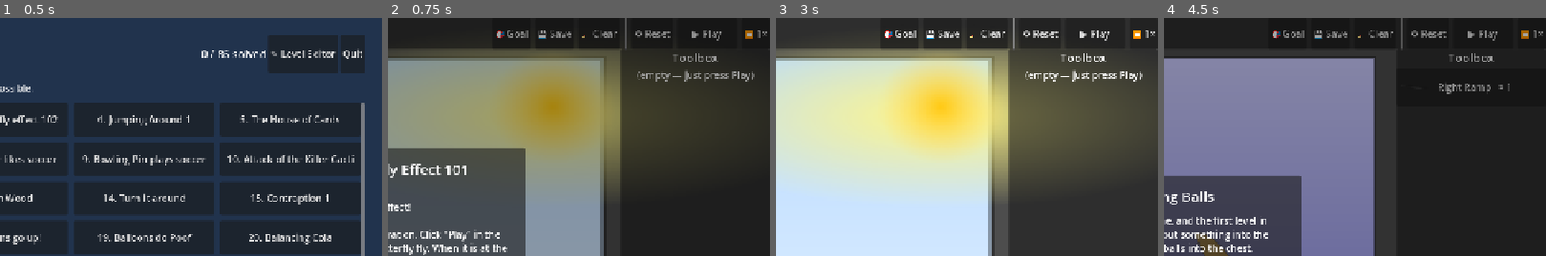
Above: before the commit, frames 1-4 (left to right).
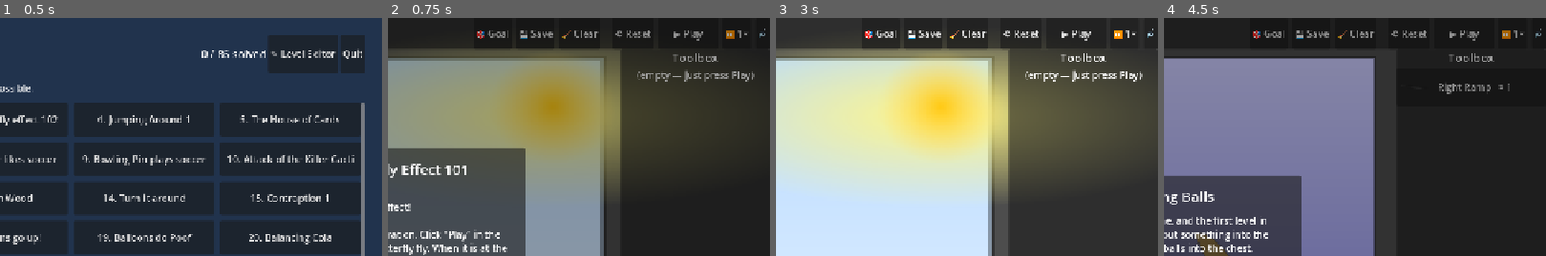
Above: after the commit, the same moments.

Repository: bionictoothpick/tbe-godot
Game: Godot game, scene res://scenes/main_menu.tscn
The game is run twice, just before and just after one commit, with the same random seed, the same clock (stepped at 60 frames per second) and the same inputs.
Inputs:
- Up to frame 1 (0.5 s): no input
- Up to frame 2 (0.75 s): click "1. The Butterfly Effect 101" at 0.5 s
- Up to frame 3 (3 s): click "▶ Play" at 1.25 s; click "▶ Play" at 2 s; click "Let's go!" at 2.75 s
- Up to frame 4 (4.5 s): click "☰ Levels" at 3.5 s; click "2. Bouncing Balls" at 4.25 s
The pictures show only the part of the screen within x 50-100%, y 0-50%; the shares and areas given below are measured in that part.

Frame 1 is identical in both runs. In frame 2, 1.5% of the frame differs, in the area x 23-100%, y 0-13%; in frame 3, 1.6%, in the area x 23-100%, y 0-14%; in frame 4, 1.5%.

Commit message:
Add synthesized sound effects
The original game had no sound. Sounds are generated in code at startup
(scripts/autoload/sfx.gd), so there are no audio files or extra licenses.

- Collision sounds by material (wood, metal, ball, soft), louder for harder
  hits and lower for heavier objects; measured from velocity change because
  Godot reports no impulse on the step a bounce happens
- Balloon pop, dynamite boom, detonator ring, cola fizz, butterfly squeak
- Win and fail tunes, pick/drop ticks, button clicks
- Mute button (and M key), remembered in progress.json settings
- tools/sound_test.tscn checks every sound and that settled levels go quiet

Co-Authored-By: Claude Opus 5.5 <noreply@anthropic.com>

Diff:
--- a/project.godot
+++ b/project.godot
@@ -22,6 +22,7 @@
 Catalog="*res://scripts/autoload/catalog.gd"
 Progress="*res://scripts/autoload/progress.gd"
 Levels="*res://scripts/autoload/levels.gd"
+Sfx="*res://scripts/autoload/sfx.gd"
 
 [display]
 
--- a/scripts/autoload/progress.gd
+++ b/scripts/autoload/progress.gd
@@ -67,3 +67,15 @@
 	var f := FileAccess.open(FILE, FileAccess.WRITE)
 	if f:
 		f.store_string(JSON.stringify(data, "  "))
+
+
+## Player preferences, such as sound on/off.
+func get_setting(key: String, default: Variant = null) -> Variant:
+	return data.get("settings", {}).get(key, default)
+
+
+func set_setting(key: String, value: Variant) -> void:
+	if not data.has("settings"):
+		data["settings"] = {}
+	data["settings"][key] = value
+	_write()
--- /dev/null
+++ b/scripts/autoload/sfx.gd
@@ -0,0 +1,191 @@
+extends Node
+## Sound effects. The original game had no sound, so every sound here is
+## synthesized in code when the game starts: there are no audio files to
+## license, and it works the same in exported and web builds.
+##
+##   Sfx.play("pop")                  play a named sound
+##   Sfx.impact(body, speed_change)   collision sound for an object
+##
+## Objects pick their collision sound by type (see MATERIAL). A level or object
+## can override it with a "Sound" property: wood, metal, ball, soft or none.
+
+const RATE := 22050
+const VOICES := 16
+
+## Collision sound per object type; anything not listed sounds like wood.
+const MATERIAL := {
+	"PegMetal": "metal", "IBeam": "metal", "Weight": "metal", "Hammer": "metal",
+	"CircularSaw": "metal", "Skyhook": "metal", "PetanqueBoule": "metal",
+	"BedOfNails": "metal", "Spring": "metal",
+	"SoccerBall": "ball", "VolleyBall": "ball", "TennisBall": "ball", "CustomBall": "ball",
+	"Balloon": "soft", "Styrofoam": "soft", "LeftStyrofoamWedge": "soft",
+	"RightStyrofoamWedge": "soft", "CardboardBox": "soft", "Daffodil": "soft",
+	"Cactus": "soft", "ColaMintBottle": "soft",
+	"PostItHint": "none", "PostItMisc": "none", "PostItTutorial": "none",
+	"Butterfly": "none", "Scenery": "none", "Goal": "none",
+}
+
+var muted := false
+## How many times each sound has played (used by tools/sound_test.gd).
+var counts := {}
+var _streams := {}
+var _players: Array[AudioStreamPlayer] = []
+var _next := 0
+var _rng := RandomNumberGenerator.new()
+## real-time throttling, so a pile of dominoes doesn't make a wall of noise
+var _recent: Array[int] = []
+var _last_by_body := {}
+
+
+func _ready() -> void:
+	process_mode = Node.PROCESS_MODE_ALWAYS
+	_rng.seed = 7
+	muted = bool(Progress.get_setting("muted", false))
+	for i in VOICES:
+		var p := AudioStreamPlayer.new()
+		p.process_mode = Node.PROCESS_MODE_ALWAYS
+		add_child(p)
+		_players.append(p)
+	_build_sounds()
+	# a soft click for every button in the game, editor and menus
+	get_tree().node_added.connect(_on_node_added)
+
+
+func set_muted(m: bool) -> void:
+	muted = m
+	Progress.set_setting("muted", m)
+	if m:
+		for p in _players:
+			p.stop()
+
+
+## Play a sound. `volume` is linear (0..1), `pitch` 1 = normal.
+func play(sound: String, volume: float = 1.0, pitch: float = 1.0) -> void:
+	if muted or not _streams.has(sound) or volume <= 0.0:
+		return
+	counts[sound] = int(counts.get(sound, 0)) + 1
+	var p := _players[_next]
+	_next = (_next + 1) % VOICES
+	p.stream = _streams[sound]
+	p.volume_db = linear_to_db(clampf(volume, 0.0, 1.0)) - 4.0
+	p.pitch_scale = clampf(pitch, 0.3, 3.0)
+	p.play()
+
+
+## Collision sound for `body` hitting the object with instance id `other_id`.
+## `dv` is how much the body's speed changed, in m/s. When both objects of a
+## collision report it, only the first one that is loud enough plays.
+func impact(body: TbeObject, dv: float, other_id: int = 0) -> void:
+	if muted or dv < 0.6:
+		return
+	var mat := material_of(body)
+	if mat == "none":
+		return
+	var now := Time.get_ticks_msec()
+	var id := body.get_instance_id()
+	var pair := Vector2i(mini(id, other_id), maxi(id, other_id))
+	if now - int(_last_by_body.get(id, -1000)) < 70 or now - int(_last_by_body.get(pair, -1000)) < 100:
+		return
+	while not _recent.is_empty() and now - _recent[0] > 80:
+		_recent.pop_front()
+	if _recent.size() >= 5:
+		return
+	_recent.append(now)
+	_last_by_body[id] = now
+	_last_by_body[pair] = now
+	if _last_by_body.size() > 2000:
+		_last_by_body.clear()
+	# louder for harder hits; heavier things sound lower
+	var vol := clampf(dv / 5.0, 0.12, 1.0)
+	var pitch := clampf(1.25 - 0.12 * log(maxf(body.mass, 0.01)), 0.6, 1.7)
+	play("hit_" + mat, vol, pitch * _rng.randf_range(0.93, 1.07))
+
+
+func material_of(body: TbeObject) -> String:
+	var v = TBE.prop(body.props, "Sound")
+	if v != null:
+		return str(v).strip_edges().to_lower()
+	return MATERIAL.get(body.def.type_name, "wood")
+
+
+func _on_node_added(n: Node) -> void:
+	if n is BaseButton:
+		n.pressed.connect(func(): play("click", 0.35))
+
+
+# ============================================================== synthesis
+
+func _build_sounds() -> void:
+	_streams["hit_wood"] = _make(0.18, func(t, n):
+		return (sin(TAU * 520 * t) * 0.6 + sin(TAU * 830 * t) * 0.3) * exp(-t * 38) \
+				+ n * exp(-t * 220) * 0.5)
+	_streams["hit_metal"] = _make(0.6, func(t, n):
+		return (sin(TAU * 1180 * t) * exp(-t * 7) * 0.4 + sin(TAU * 2710 * t) * exp(-t * 11) * 0.3
+				+ sin(TAU * 4130 * t) * exp(-t * 16) * 0.2) + n * exp(-t * 300) * 0.4)
+	_streams["hit_ball"] = _make(0.22, func(t, _n):
+		var f := 170.0 + 90.0 * exp(-t * 30)
+		return sin(TAU * f * t) * exp(-t * 16) * 0.9)
+	_streams["hit_soft"] = _make(0.16, func(t, n):
+		return sin(TAU * (90 + 60 * exp(-t * 40)) * t) * exp(-t * 30) * 0.8 + n * exp(-t * 60) * 0.25,
+			0.15)
+	_streams["pop"] = _make(0.14, func(t, n):
+		return n * exp(-t * 60) * 0.9 + sin(TAU * 300 * t) * exp(-t * 90) * 0.5)
+	_streams["boom"] = _make(1.4, func(t, n):
+		var env := minf(t * 200.0, 1.0) * exp(-t * 3.5)
+		return (n * 0.9 + sin(TAU * (45 + 30 * exp(-t * 5)) * t) * 0.6) * env, 0.05)
+	_streams["ring"] = _make(0.55, func(t, _n):
+		# an old telephone bell: the hammer flips between two bells 25 times a second
+		var f := 1300.0 if int(t * 50) % 2 == 0 else 1650.0
+		return sin(TAU * f * t) * 0.45 * minf(t * 80.0, 1.0) * minf((0.55 - t) * 30.0, 1.0))
+	_streams["fizz"] = _make(1.6, func(t, n):
+		var env := minf(t * 6.0, 1.0) * minf((1.6 - t) * 2.0, 1.0)
+		return n * env * 0.35 * (0.7 + 0.3 * sin(TAU * 9 * t)), 0.9)
+	_streams["squish"] = _make(0.3, func(t, _n):
+		return sin(TAU * (300 + 600 * exp(-t * 9)) * t) * exp(-t * 9) * 0.6)
+	_streams["pick"] = _make(0.05, func(t, _n):
+		return sin(TAU * 1500 * t) * exp(-t * 90) * 0.5)
+	_streams["drop"] = _make(0.08, func(t, n):
+		return sin(TAU * 700 * t) * exp(-t * 60) * 0.6 + n * exp(-t * 300) * 0.2)
+	_streams["click"] = _make(0.03, func(t, _n):
+		return sin(TAU * 2200 * t) * exp(-t * 160) * 0.5)
+	# C E G C, then a held chord
+	_streams["win"] = _notes([[523.3, 0.0, 0.25], [659.3, 0.12, 0.25], [784.0, 0.24, 0.25],
+			[1046.5, 0.36, 0.9], [784.0, 0.36, 0.9], [659.3, 0.36, 0.9]], 1.3)
+	_streams["fail"] = _notes([[392.0, 0.0, 0.3], [349.2, 0.25, 0.3], [261.6, 0.5, 0.7]], 1.25)
+
+
+## Render `dur` seconds. `fn(t, noise)` returns a sample in -1..1. `noise` is
+## white noise, smoothed when `lowpass` (0..1) is above 0.
+func _make(dur: float, fn: Callable, lowpass: float = 0.0) -> AudioStreamWAV:
+	var n := int(dur * RATE)
+	var data := PackedByteArray()
+	data.resize(n * 2)
+	var lp := 0.0
+	for i in n:
+		var t := float(i) / RATE
+		var white := _rng.randf_range(-1.0, 1.0)
+		lp += (1.0 - lowpass) * (white - lp)
+		var s: float = fn.call(t, lp if lowpass > 0.0 else white)
+		# fade the last few milliseconds so nothing clicks
+		s *= minf(1.0, float(n - i) / (RATE * 0.004))
+		data.encode_s16(i * 2, int(clampf(s, -1.0, 1.0) * 30000))
+	var w := AudioStreamWAV.new()
+	w.format = AudioStreamWAV.FORMAT_16_BITS
+	w.mix_rate = RATE
+	w.stereo = false
+	w.data = data
+	return w
+
+
+## A little tune: each note is [frequency, start, length], soft triangle waves.
+func _notes(notes: Array, dur: float) -> AudioStreamWAV:
+	return _make(dur, func(t, _n):
+		var s := 0.0
+		for nt in notes:
+			var u: float = t - nt[1]
+			if u < 0.0 or u > nt[2]:
+				continue
+			var ph: float = fmod(u * nt[0], 1.0)
+			var tri := 4.0 * absf(ph - 0.5) - 1.0
+			s += tri * minf(u * 60.0, 1.0) * minf((nt[2] - u) * 12.0, 1.0) * exp(-u * 2.5) * 0.3
+		return s)
--- a/scripts/behaviors/balloon.gd
+++ b/scripts/behaviors/balloon.gd
@@ -47,6 +47,7 @@
 	if body.state != FLOATING:
 		return
 	body.set_state(POPPING)
+	Sfx.play("pop")
 	_timer = 0.3
 	# the rubber remains are tiny and don't block anything anymore
 	body.collision_layer = 0
--- a/scripts/behaviors/butterfly.gd
+++ b/scripts/behaviors/butterfly.gd
@@ -67,5 +67,6 @@
 
 func _die() -> void:
 	body.set_state(DEAD)
+	Sfx.play("squish")
 	body.modulate = Color(0.6, 0.6, 0.6)
 	world.object_died(body, "The butterfly got hurt!")
--- a/scripts/behaviors/cola_mint.gd
+++ b/scripts/behaviors/cola_mint.gd
@@ -37,6 +37,7 @@
 			_countdown -= 1
 			if _countdown <= 0:
 				body.set_state(BLOWING)
+				Sfx.play("fizz", 0.8)
 		BLOWING:
 			_blow()
 
--- a/scripts/behaviors/detonator.gd
+++ b/scripts/behaviors/detonator.gd
@@ -25,6 +25,7 @@
 		return
 	if body.state == ACTIVATED:
 		body.set_state(RINGING)
+		Sfx.play("ring", 0.7)
 		_timer = 0.5
 		world.ring_phone(str(TBE.prop(body.props, "PhoneNumber", "")))
 	elif body.state == RINGING:
--- a/scripts/behaviors/dynamite.gd
+++ b/scripts/behaviors/dynamite.gd
@@ -38,6 +38,7 @@
 
 func _explode() -> void:
 	body.set_state(BOOM)
+	Sfx.play("boom")
 	_timer = 0.4
 	body.collision_layer = 0
 	body.collision_mask = 0
--- a/scripts/game.gd
+++ b/scripts/game.gd
@@ -19,6 +19,7 @@
 var toolbox_box: VBoxContainer
 var play_btn: Button
 var fast_btn: Button
+var sound_btn: Button
 var status_label: Label
 var hover_label: Label
 var toast_label: Label
@@ -200,6 +201,9 @@
 	bar.add_child(play_btn)
 	fast_btn = _button("⏩ 1×", "Simulation speed", func(): _set_speed(_speed * 2 if _speed < 4 else 1))
 	bar.add_child(fast_btn)
+	sound_btn = _button("", "Sound on/off (M)", func(): _toggle_sound())
+	bar.add_child(sound_btn)
+	_update_sound_btn()
 
 	# --- toolbox panel
 	var side := PanelContainer.new()
@@ -412,6 +416,7 @@
 
 
 func _on_won() -> void:
+	Sfx.play("win")
 	if not Levels.testing:
 		Progress.mark_completed(level_path, snapshot)
 	Progress.save_solution(level_path, snapshot)
@@ -428,6 +433,7 @@
 
 
 func _on_failed(reason: String) -> void:
+	Sfx.play("fail")
 	await get_tree().create_timer(0.8, false).timeout
 	_dialog("Oops!", reason + "\n\nReset and try a different idea.",
 			[["Keep watching", _close_dialogs], ["⟲ Reset", _close_and_reset]])
@@ -492,6 +498,15 @@
 	_rebuild()
 
 
+func _toggle_sound() -> void:
+	Sfx.set_muted(not Sfx.muted)
+	_update_sound_btn()
+
+
+func _update_sound_btn() -> void:
+	sound_btn.text = "🔇" if Sfx.muted else "🔊"
+
+
 func _set_speed(s: int) -> void:
 	_speed = s
 	Engine.time_scale = float(s)
@@ -544,6 +559,7 @@
 	o.set_texture_detail(TBE.PPM * _zoom)
 	_select(o)
 	dragging = o
+	Sfx.play("pick", 0.6)
 	drag_offset = Vector2.ZERO
 	drag_from_toolbox = true
 	carrying = false
@@ -624,6 +640,7 @@
 		match event.keycode:
 			KEY_SPACE: _toggle_play()
 			KEY_R: _reset()
+			KEY_M: _toggle_sound()
 			KEY_DELETE, KEY_BACKSPACE:
 				if selected and mode == Mode.EDIT:
 					_return_to_toolbox(selected)
@@ -689,6 +706,7 @@
 		return
 	_log("placed %s: mouse %s, object now at screen %s" % [o.def.type_name, screen, _screen_of_obj(o)])
 	_diag_shot("drop")
+	Sfx.play("drop", 0.6)
 	world.mark_dirty()
 	_autosave()
 	await get_tree().physics_frame
@@ -713,6 +731,7 @@
 	if o == dragging:
 		dragging = null
 	world.remove_object(o)
+	Sfx.play("pick", 0.5, 0.7)
 	_refresh_toolbox()
 	_autosave()
 	await get_tree().physics_frame
--- a/scripts/tbe_object.gd
+++ b/scripts/tbe_object.gd
@@ -23,6 +23,13 @@
 var selected := false
 var dead := false
 var simulating := false
+# collision sounds (see _impact_sounds)
+var _touching := {}
+var _prev_v := Vector2.ZERO
+var _hit_v0 := Vector2.ZERO
+var _hit_wait := 0
+var _hit_best := 0.0
+var _hit_other := 0
 
 var tooltip := ""
 var _bouncy_mat: PhysicsMaterial
@@ -219,11 +226,36 @@
 
 
 func _integrate_forces(st: PhysicsDirectBodyState2D) -> void:
-	if not simulating or behavior == null:
+	if not simulating:
+		return
+	_impact_sounds(st)
+	if behavior == null:
 		return
 	for i in st.get_contact_count():
 		var imp := st.get_contact_impulse(i).length() / TBE.PPM
 		behavior.on_impact(imp, st.get_contact_collider_object(i), st.get_contact_collider_position(i))
+
+
+## Plays a collision sound when a new contact appears. How hard the hit was
+## is measured by how much this object's velocity changed over the next two
+## steps (Godot reports no impulse on the step a bounce happens).
+func _impact_sounds(st: PhysicsDirectBodyState2D) -> void:
+	var now := {}
+	for i in st.get_contact_count():
+		var id := st.get_contact_collider_id(i)
+		now[id] = true
+		if not _touching.has(id) and _hit_wait == 0:
+			_hit_wait = 2
+			_hit_v0 = _prev_v
+			_hit_other = id
+			_hit_best = 0.0
+	_touching = now
+	_prev_v = st.linear_velocity
+	if _hit_wait > 0:
+		_hit_best = maxf(_hit_best, (st.linear_velocity - _hit_v0).length() / TBE.PPM)
+		_hit_wait -= 1
+		if _hit_wait == 0:
+			Sfx.impact(self, _hit_best, _hit_other)
 
 
 ## True if `other` is a sharp object at point `at`.
--- /dev/null
+++ b/tools/sound_test.gd
@@ -0,0 +1,38 @@
+extends Node
+## Headless check for sound effects: every sound is built, and every level
+## runs 20 s with an empty toolbox. Prints which sounds played in the first
+## 15 s and in the last 5 s. Once things have settled the last column should
+## be nearly empty: resting objects must not keep clicking. Run:
+##   godot --headless --fixed-fps 60 --path . res://tools/sound_test.tscn
+
+func _ready() -> void:
+	Progress.use_sandbox()
+	Sfx.muted = false
+	var names := ["hit_wood", "hit_metal", "hit_ball", "hit_soft", "pop", "boom", "ring", "fizz",
+			"squish", "pick", "drop", "click", "win", "fail"]
+	for n in names:
+		var s: AudioStreamWAV = Sfx._streams.get(n)
+		print("%-10s %s" % [n, "%.2fs" % s.get_length() if s else "MISSING"])
+	var total := {}
+	for i in Levels.paths.size():
+		var lvl := LevelData.load_file(Levels.paths[i])
+		var w := World.new()
+		add_child(w)
+		w.build(lvl, [])
+		await get_tree().physics_frame
+		await get_tree().physics_frame
+		Sfx.counts = {}
+		w.start()
+		for f in 15 * 60:
+			await get_tree().physics_frame
+		var early := Sfx.counts.duplicate()
+		Sfx.counts = {}
+		for f in 5 * 60:
+			await get_tree().physics_frame
+		for k in early:
+			total[k] = total.get(k, 0) + early[k]
+		print("%2d %-30s first 15 s: %s   last 5 s: %s" % [i + 1, lvl.title.left(30), early, Sfx.counts])
+		w.queue_free()
+		await get_tree().process_frame
+	print("total: ", total)
+	get_tree().quit()
--- /dev/null
+++ b/tools/sound_test.tscn
@@ -0,0 +1,6 @@
+[gd_scene load_steps=2 format=3]
+
+[ext_resource type="Script" path="res://tools/sound_test.gd" id="1"]
+
+[node name="SmokeTest" type="Node"]
+script = ExtResource("1")
